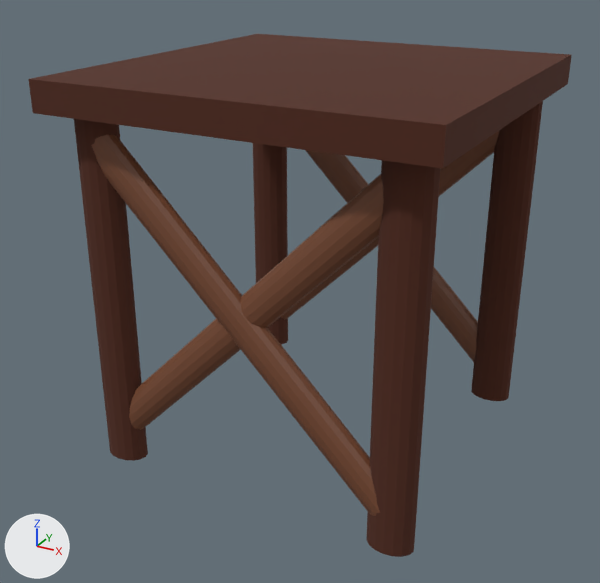
A saved change to the Blender file DementiaVRExperience/Assets/Models/Simple table.blend.
The view is the same before and after, from a 50 mm camera at (0.977, -1.899, 1.458) aimed at (-0.033, -0.063, 0.54). Arrows for +X, +Y and +Z are at lower left; the lights stay in place.

Names of what the first picture shows: 'Cross 1', 'Cross 2', 'Cross 3', 'Cross 4', 'Leg 1', 'Leg 2', 'Leg 3', 'Leg 4', 'Table Top'.
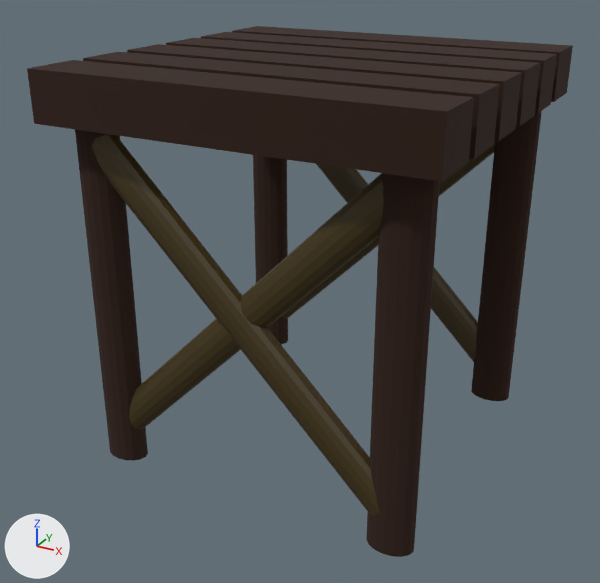
Commit message: Table finished

Changed parts and their boxes (x1, y1, x2, y2) in the pictures (600 x 583 px):
'Table Top', recoloured, reshaped, rescaled (16% taller)
    before: (28, 34, 572, 168)
    after: (27, 26, 573, 182)
'Leg 1', recoloured
    both: (366, 160, 441, 557)
'Cross 3', recoloured
    both: (91, 134, 380, 516)
'Cross 4', recoloured
    both: (129, 174, 384, 430)
'Leg 4', recoloured
    both: (74, 119, 148, 461)
'Leg 2', recoloured
    both: (471, 101, 543, 401)
'Leg 3', recoloured
    both: (253, 143, 288, 344)
'Cross 1', recoloured
    both: (305, 150, 478, 362)
'Cross 2', recoloured
    both: (281, 131, 499, 320)
part 1 of me_cube_001, built on
    before: (31, 34, 572, 168)
    after: (29, 26, 573, 181)

What changed in the scene script:
```text
Change mat_wood:
    mat_wood.base_color: (0.0871, 0.0229, 0.0108) -> (0.0292, 0.0101, 0.00419)  # brown #532a1b -> brown #301a0d
Change mat_wood_2:
    mat_wood_2.base_color: (0.184, 0.0657, 0.0292) -> (0.0514, 0.032, 0.00298)  # brown #774830 -> brown #40320a
Change me_cube_001:
    used by ob_table_top; location = (0.0, 0.0, 1.1); scale = (1.0, 1.0, 0.078)
    remove me_cube_001.from_pydata(...)  # 184 vertices, 180 faces; spans x -0.5..0.5, y -0.5..0.5, z -0.5..0.5
    add me_cube_001.from_pydata(...)  # 88 vertices, 86 faces; spans x -0.5..0.5, y -0.5..0.5, z -0.5..0.5
    me_cube_001 part 1
    24 vertices are removed from x -0.5..0.5, y -0.357..0.357, z -0.5..0.5
    28 faces are deleted
    28 vertices are added at x -0.5..0.5, y -0.35..0.35, z -0.5..0.5
    20 new vertices lie (0.178, 0.0, 0.0) away from vertices in x -0.089, y -0.35..0.35, z -0.089..0.089
    8 new vertices lie (-0.411, 0.0, -0.411) away from vertices in x -0.089, y -0.316..0.316, z -0.089
    8 new vertices lie (-0.411, 0.0, 0.411) away from vertices in x -0.089, y -0.316..0.316, z 0.089
    16 new vertices lie (1.0, 0.0, 0.0) away from vertices in x -0.5, y -0.316..0.316, z -0.5..0.5
    84 new faces join them
Change ob_table_top:
    ob_table_top.scale: (1.0, 1.0, 0.078) -> (1.0, 1.0, 0.126)
```
